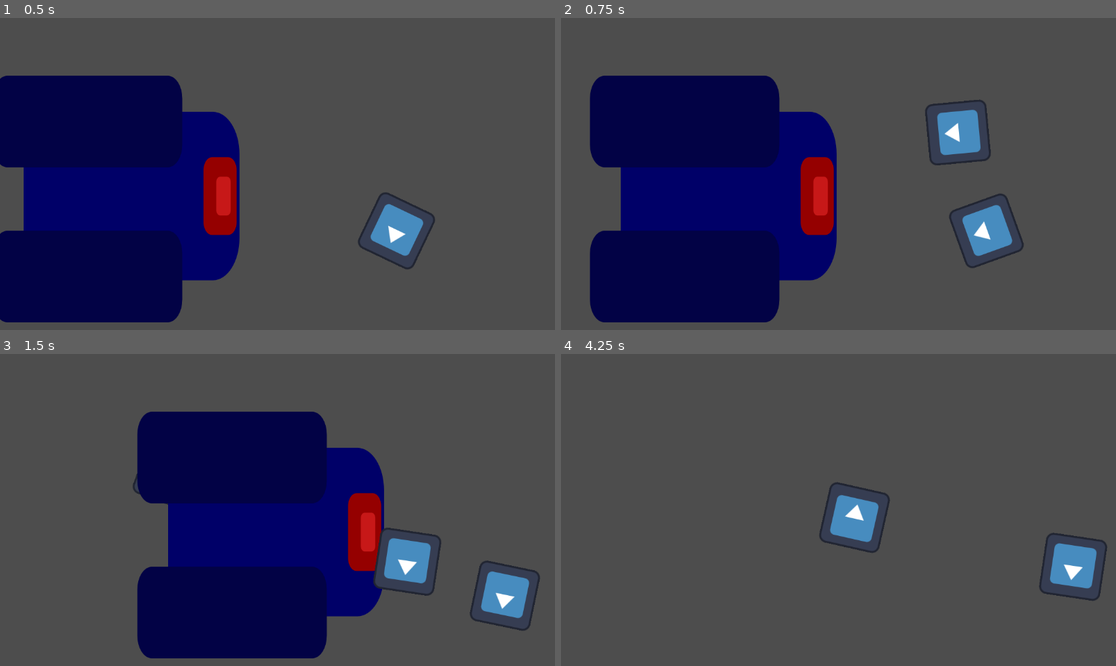
Above: before the commit, frames 1-4 (two rows, left to right).
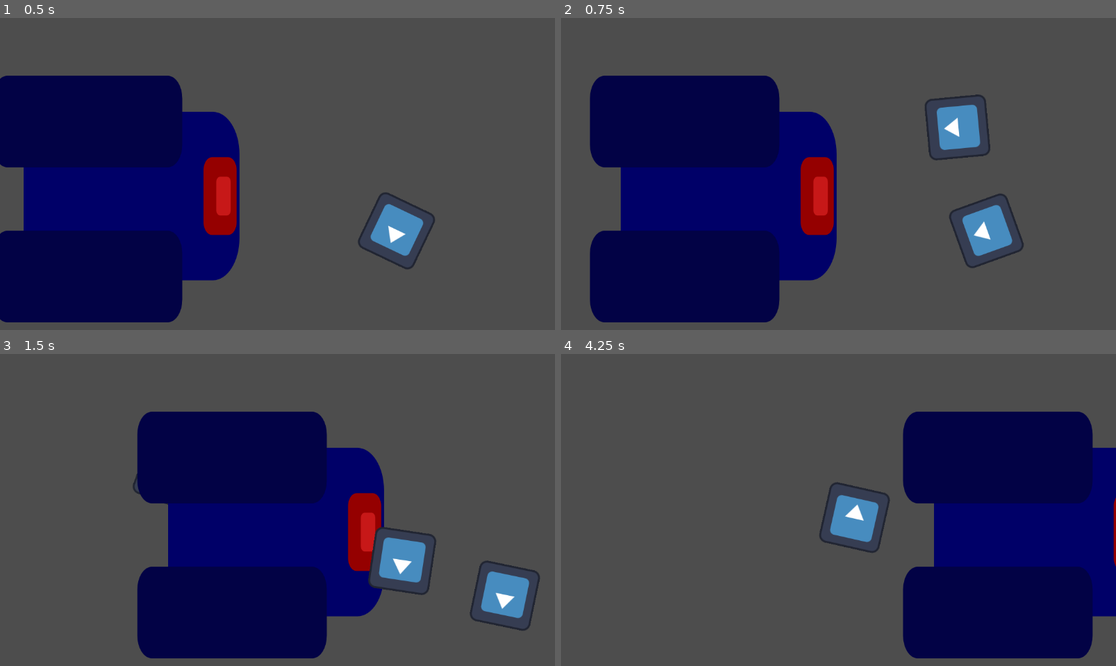
Above: after the commit, the same moments.

Repository: PedroJColon/brackysjam2024
Game: Godot game, scene res://scenes/sandbox.tscn
Two runs of this game, one before a commit and one after it. Both use one fixed random seed, a clock stepped at 60 frames per second and the inputs below. The engine's default icon, where the game draws it, is replaced by a stand-in: a white triangle on a blue panel in a dark square.
Inputs (mouse positions are in pixels of both pictures, inside the frame that each line leads up to):
- Up to frame 1 (0.5 s): no input
- Up to frame 2 (0.75 s): move the mouse to (960, 158) at 0.52 s; hold D (move_right) from 0.53 s (still down); click (960, 158) at 0.6 s
- Up to frame 3 (1.5 s): move the mouse to (166, 525) at 1.27 s; release D (move_right) at 1.28 s; hold S (move_down) from 1.28 s (still down); click (166, 525) at 1.35 s
- Up to frame 4 (4.25 s): move the mouse to (894, 441) at 2.02 s; release S (move_down) at 2.03 s; hold D (move_right) 2.03-2.78 s; click (894, 441) at 2.1 s; move the mouse to (810, 572) at 2.77 s; hold W (move_up) 2.78-3.53 s; click (810, 572) at 2.85 s; move the mouse to (1005, 556) at 3.52 s; hold A (move_left) from 3.53 s (still down); click (1005, 556) at 3.6 s

Frame 1 is identical in both runs. In frame 2, 0.6% of the frame differs, in the area x 65-78%, y 24-48%; in frame 3, 0.7%; in frame 4, 28%, in the area x 61-100%, y 18-98%.

Commit message:
Add way for bullet to check collision

Diff:
--- a/src/bullet.gd
+++ b/src/bullet.gd
@@ -1,6 +1,6 @@
 extends CharacterBody2D
 
-const SPEED = 720
+const SPEED = 800
 
 # Called when the node enters the scene tree for the first time.
 func _ready() -> void:
@@ -10,7 +10,8 @@
 # Called every frame. 'delta' is the elapsed time since the previous frame.
 func _process(delta: float) -> void:
 	var collide = move_and_collide(velocity * delta)
-
+	if collide:
+		queue_free()
 	pass
 
 func set_bullet(_position, _direction):
